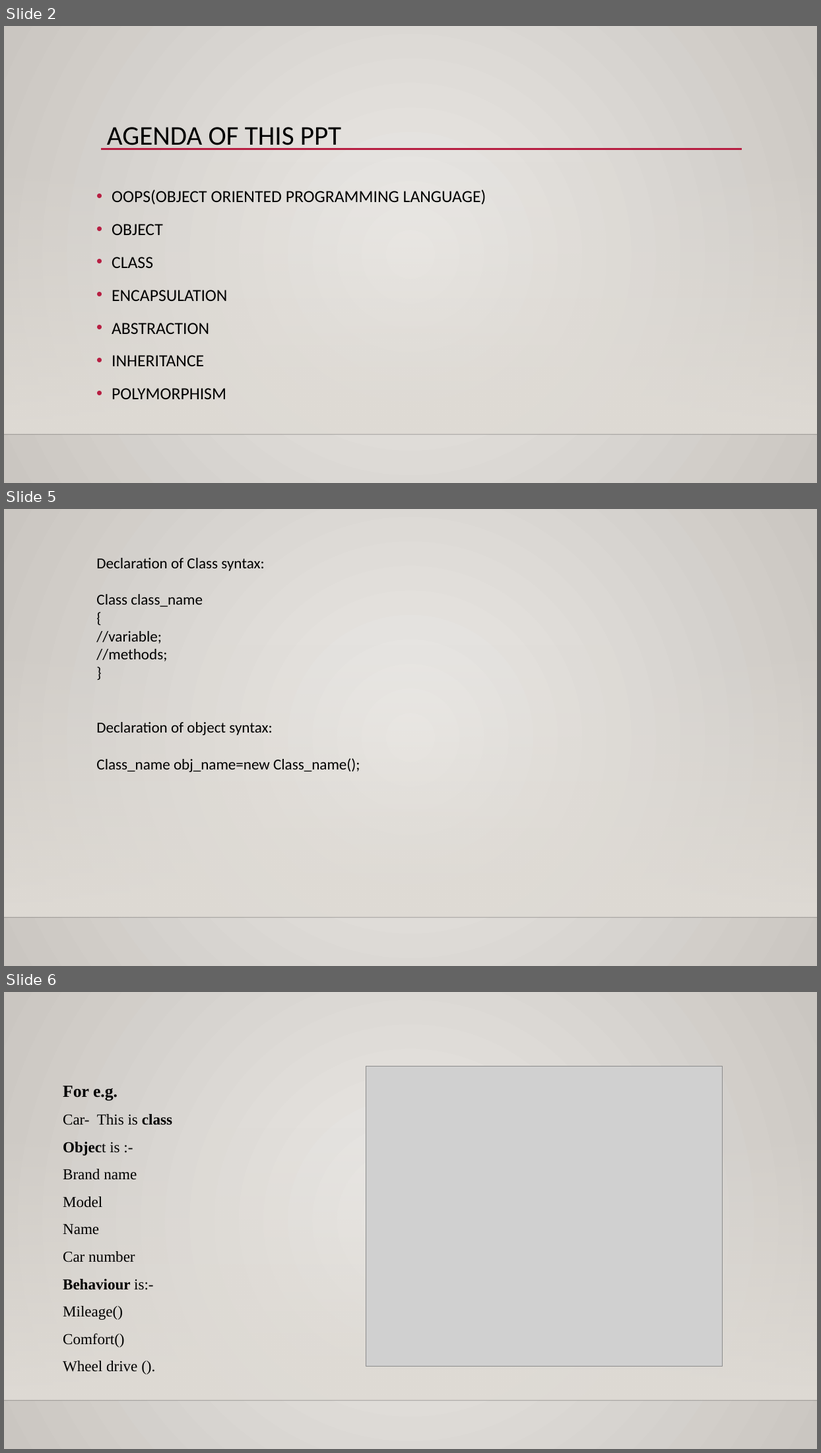
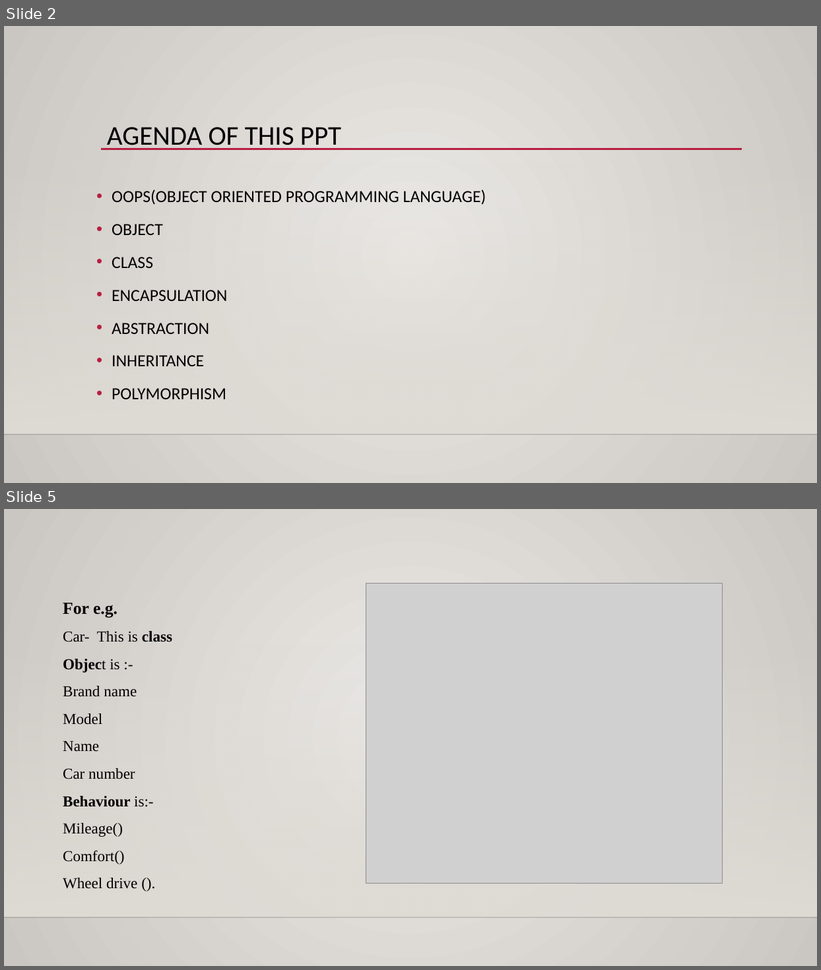
Before and after one commit to 1234Pavankalyan/java-logical-programming, a slide deck: Assignment on oops.pptx. Shown one above the other, each under a label of ours: slides 2, 5 and 6 before the commit, slides 2 and 5 after it; the slides between them are not shown. The pictures are 821x1453 and 821x970 pixels, drawn with LibreOffice and Linux fonts; fonts in the diff are those of the drawing; grey boxes stand for pictures; background and template pictures are left out. Boxes give left, top, right and bottom in pixels: in the first picture for what was removed or moved away, otherwise in the second. Text is boxed around its words. In the diff, an @@ line names an element or a change of style, - is before the commit and + after.

```diff
--- a/Assignment on oops.pptx
+++ b/Assignment on oops.pptx
@@ slide 5 removed at <box>4,509,817,966</box>, background gradient #ECEAE7 to #CAC7C1; not listed: 2 template elements that a slide beside it also shows @@
@@ text removed at <box>96,558,360,772</box> @@
-Declaration of Class syntax:
-Class class_name
-{
-//variable;
-//methods;
-}
-Declaration of object syntax:
-Class_name obj_name=new Class_name();
@@ what was slide 6 is now slide 5 @@
```
Also in this commit, not shown: 6 slides changed, 2 other slides removed.
